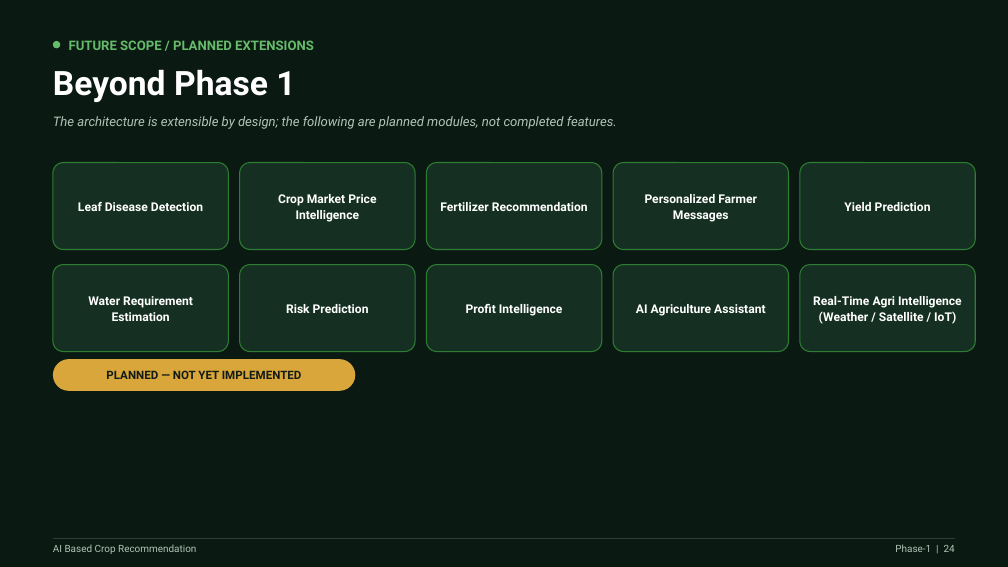
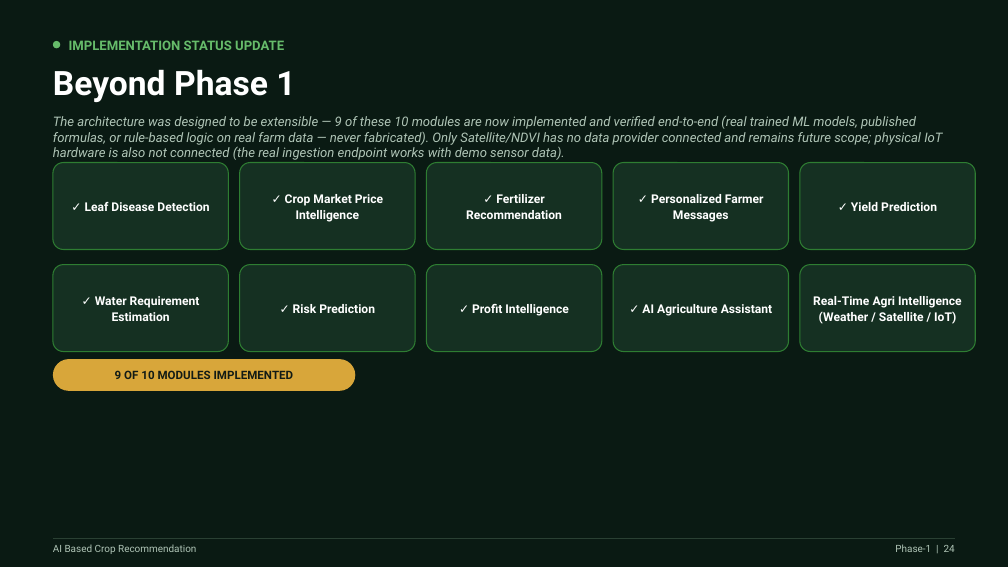
Before and after one commit to HarsheelSGowda/agri-ai-360, a slide deck: slide 24 of AI_Based_Crop_Recommendation_Phase1.pptx. Drawn at 1008x567 pixels with LibreOffice and Linux fonts; fonts in the diff are those of the drawing. Boxes give left, top, right and bottom in pixels: in the first picture for what was removed or moved away, otherwise in the second. Text is boxed around its words. In the diff, an @@ line names an element or a change of style, - is before the commit and + after.

```diff
--- a/AI_Based_Crop_Recommendation_Phase1.pptx
+++ b/AI_Based_Crop_Recommendation_Phase1.pptx
@@ text at bbox=[69, 40, 284, 50]: text changed @@
-FUTURE SCOPE / PLANNED EXTENSIONS
+IMPLEMENTATION STATUS UPDATE
@@ text at bbox=[53, 116, 942, 160]: text changed @@
-The architecture is extensible by design; the following are planned modules, not completed features.
+The architecture was designed to be extensible — 9 of these 10 modules are now implemented and verified end-to-end (real trained ML models, published formulas, or rule-based logic on real farm data — never fabricated). Only Satellite/NDVI has no data provider connected and remains future scope; physical IoT hardware is also not connected (the real ingestion endpoint works with demo sensor data).
@@ text at bbox=[85, 202, 209, 211]: text changed @@
-Leaf Disease Detection
+✓ Leaf Disease Detection
@@ text at bbox=[285, 194, 383, 222]: text changed @@
-Crop Market Price Intelligence
+✓ Crop Market Price Intelligence
@@ text at bbox=[466, 194, 562, 219]: text changed @@
-Fertilizer Recommendation
+✓ Fertilizer Recommendation
@@ text at bbox=[651, 194, 764, 222]: text changed @@
-Personalized Farmer Messages
+✓ Personalized Farmer Messages
@@ text at bbox=[851, 202, 937, 211]: text changed @@
-Yield Prediction
+✓ Yield Prediction
@@ text at bbox=[95, 296, 200, 321]: text changed @@
-Water Requirement Estimation
+✓ Water Requirement Estimation
@@ text at bbox=[293, 304, 375, 313]: text changed @@
-Risk Prediction
+✓ Risk Prediction
@@ text at bbox=[472, 304, 569, 316]: text changed @@
-Profit Intelligence
+✓ Profit Intelligence
@@ text at bbox=[642, 304, 772, 316]: text changed @@
-AI Agriculture Assistant
+✓ AI Agriculture Assistant
@@ text in rounded rectangle at bbox=[115, 370, 294, 379]: text changed @@
-PLANNED — NOT YET IMPLEMENTED
+9 OF 10 MODULES IMPLEMENTED
```
Also in this commit, not shown: 2 other slides changed, 2 other files.
